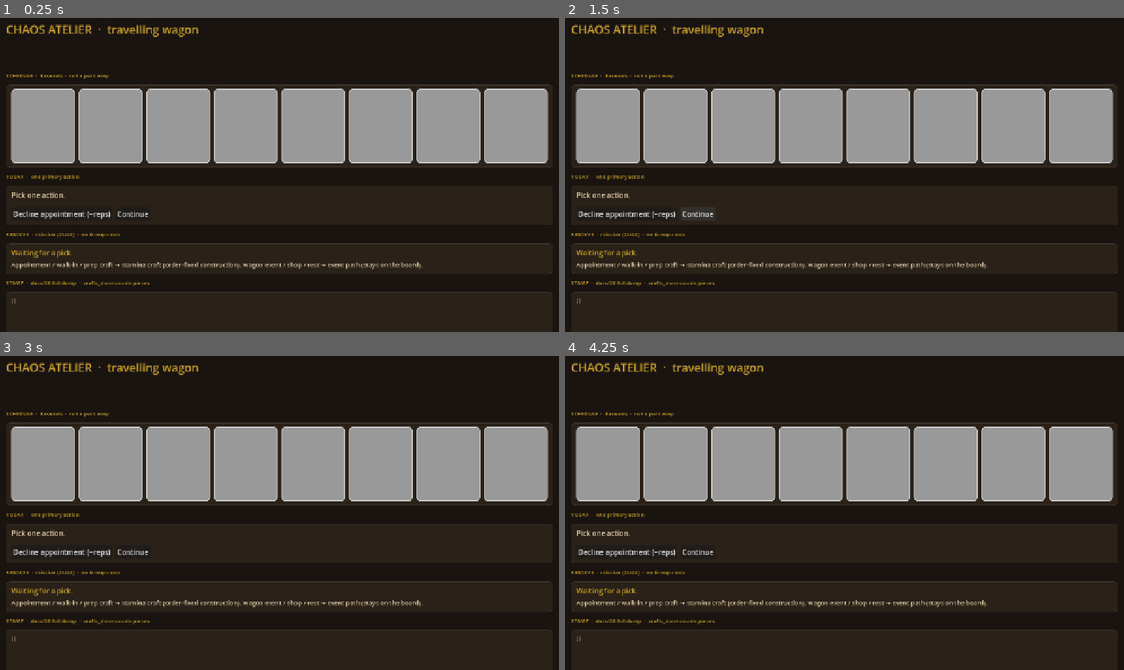
Above: before the commit, frames 1-4 (two rows, left to right).
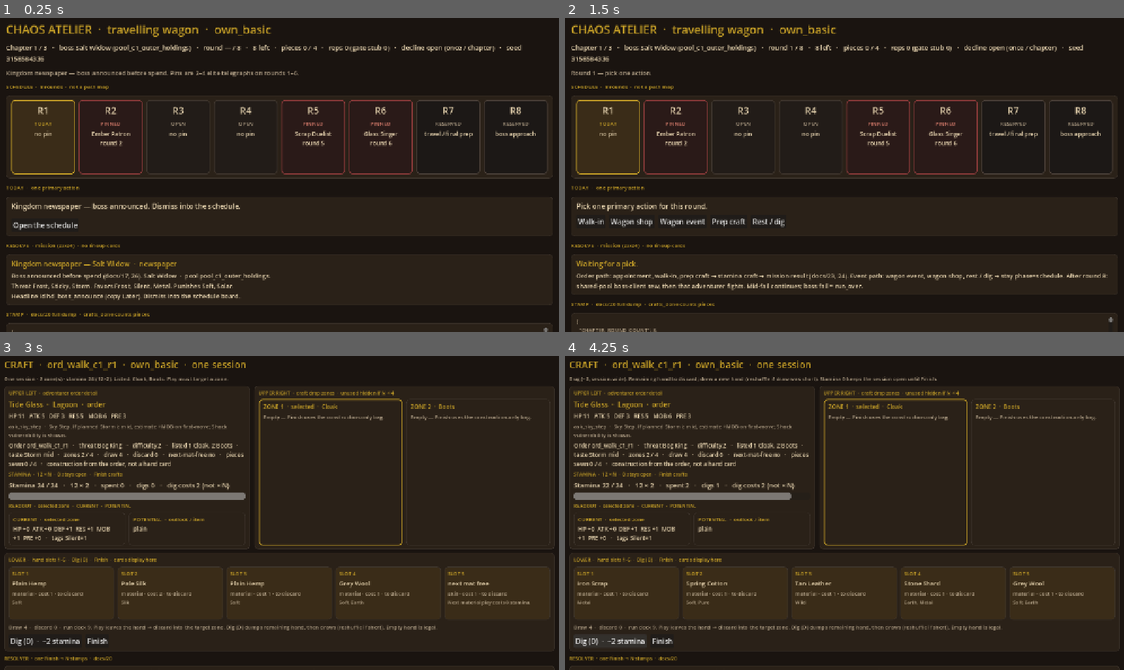
Above: after the commit, the same moments.

Repository: jc-renaisssance/chaos-atelier
Game: Godot game, scene res://src/ui/schedule/schedule_board.tscn
Same seed, same stepped clock (60 frames per second), same inputs: the game is played once before the commit and once after it.
Inputs (mouse positions are in pixels of both pictures, inside the frame that each line leads up to):
- Up to frame 1 (0.25 s): no input
- Up to frame 2 (1.5 s): click "Continue" (after the commit: "Open the schedule") at 0.5 s; click (699, 212) at 1.25 s, where only the run before the commit has a clickable "Continue"
- Up to frame 3 (3 s): click (61, 550) at 2 s, where only the run before the commit has a clickable "Decline appointment (−reps)"; click (27, 560) at 2.75 s, where only the run after the commit has a clickable "Walk-in"
- Up to frame 4 (4.25 s): click (609, 641) at 3.5 s, where only the run after the commit has a clickable "Dig (D) · −2 stamina"

The runs differ from the first frame. In frame 1, 29% of the frame differs, in the area x 1-99%, y 2-100%; in frame 2, 29%; in frame 3, 36%; in frame 4, 36%, in the area x 0-100%, y 1-100%.
Error before the commit: Parse Error: Assigned value for constant "TIERS_BUILD" isn't a constant expression. (res://src/data/profile/profile_meta.gd:8)

Commit message:
fix(godot47): array-literal consts for Dex tier lists
PackedStringArray(...) is not a constant expression under Godot 4.7, so
ProfileMeta failed to parse and AtelierSession.profile stayed null.
Match OWN_BASIC_STARTER_TAGS: use array-literal consts.

Co-authored-by: jc-renaisssance <jc-renaisssance@users.noreply.github.com>

Diff:
--- a/src/data/profile/profile_meta.gd
+++ b/src/data/profile/profile_meta.gd
@@ -5,8 +5,9 @@
 ## Never clear on run end, run_over, boss_death, or new run.
 
 const SAVE_PATH := "user://atelier_profile.json"
-const TIERS_BUILD := PackedStringArray(["low", "mid", "apex", "cross"])
-const TIERS_CRAFT := PackedStringArray(["low", "mid", "apex", "cross", "base"])
+## Godot 4.7: PackedStringArray(...) is not a constant expression — use array literals.
+const TIERS_BUILD := ["low", "mid", "apex", "cross"]
+const TIERS_CRAFT := ["low", "mid", "apex", "cross", "base"]
 
 var unlocked_builds: Array = [] ## {outlook_id, tier}
 var dex_crafts: Array = [] ## {construction_id, outlook_id, tier, first_run_id, first_day}
Not shown, changed: tools/verify_own_basic_loop.py
Not shown, changed: tools/verify_profile_dex_save.py
